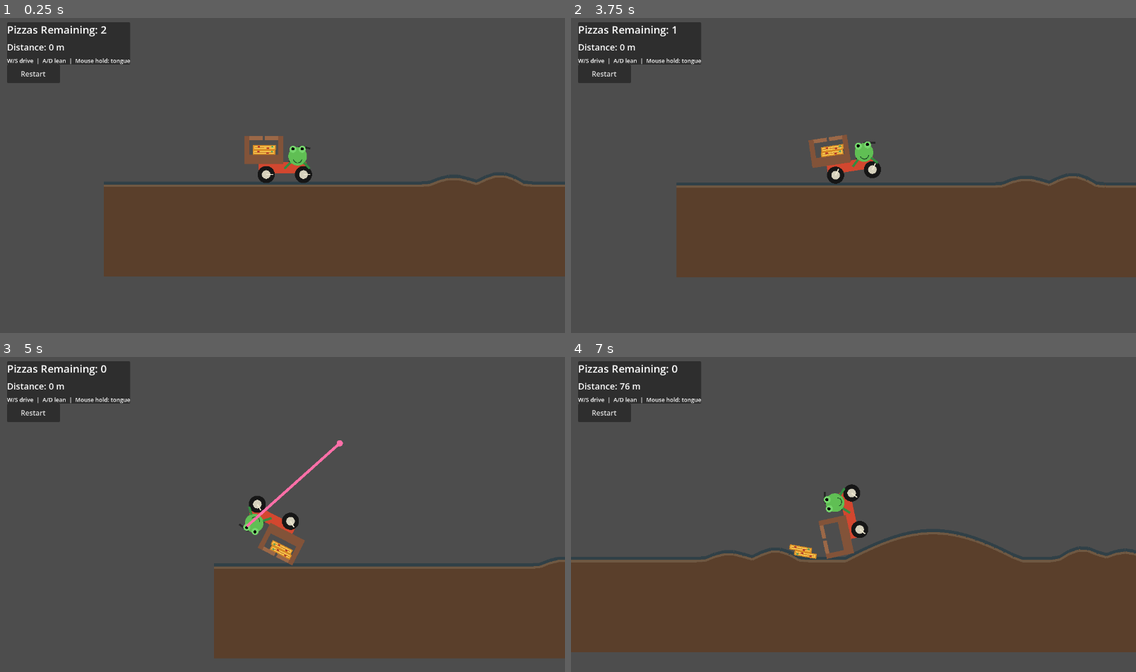
Above: before the commit, frames 1-4 (two rows, left to right).
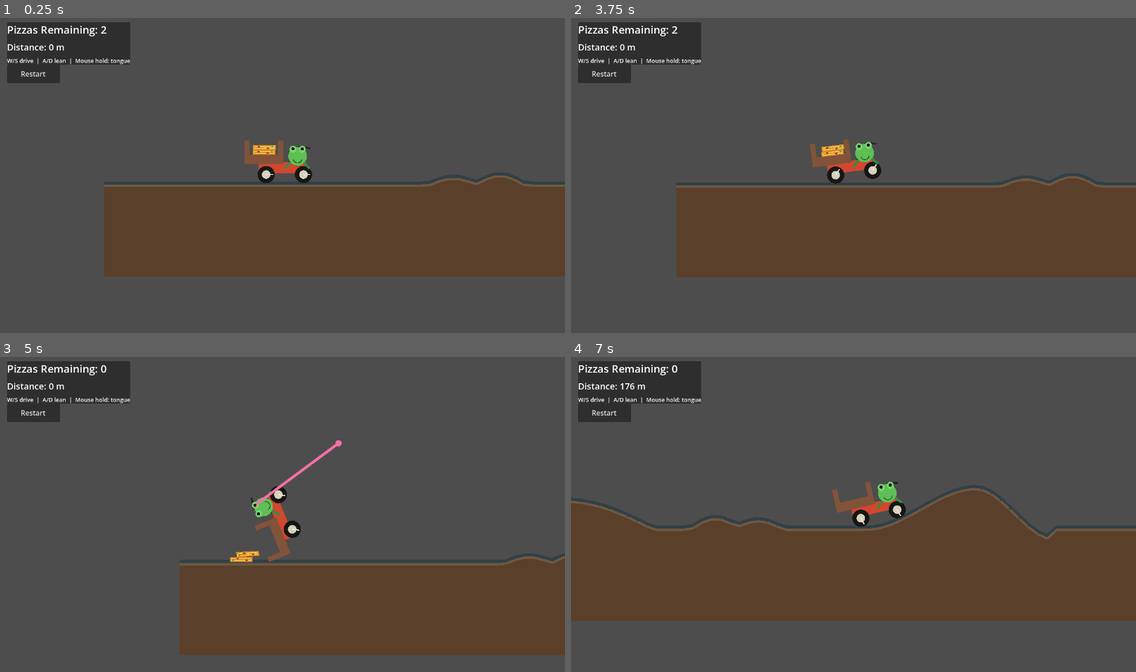
Above: after the commit, the same moments.

Repository: MishariAldoub/Frog-Delivery-Game
Game: Godot game, scene res://scenes/main.tscn
Same seed, same stepped clock (60 frames per second), same inputs: the game is played once before the commit and once after it.
Inputs (mouse positions are in pixels of both pictures, inside the frame that each line leads up to):
- Up to frame 1 (0.25 s): no input
- Up to frame 2 (3.75 s): click "Restart" at 0.5 s; click "Restart" at 1.25 s; click "Restart" at 2 s; tap Enter at 2.75 s; move the mouse to (977, 159) at 2.77 s; press the mouse at (977, 159) at 2.78 s; hold D (lean_right) 2.78-3.53 s; tap R (restart) at 3.5 s; move the mouse to (740, 191) at 3.52 s; release the mouse at (740, 191) at 3.53 s; hold S (brake_reverse) from 3.53 s (still down); click (740, 191) at 3.6 s
- Up to frame 3 (5 s): move the mouse to (339, 442) at 4.27 s; release S (brake_reverse) at 4.28 s; press the mouse at (339, 442) at 4.28 s; hold D (lean_right) from 4.28 s (still down)
- Up to frame 4 (7 s): move the mouse to (825, 577) at 5.02 s; release D (lean_right) at 5.03 s; release the mouse at (825, 577) at 5.03 s; hold W (accelerate) 5.03-5.78 s; click (825, 577) at 5.1 s; move the mouse to (1023, 561) at 5.77 s; press the mouse at (1023, 561) at 5.78 s; hold A (lean_left) from 5.78 s (still down); move the mouse to (684, 464) at 6.52 s; release the mouse at (684, 464) at 6.53 s; click (684, 464) at 6.6 s

The runs differ from the first frame. In frame 1, less than 0.1% of the frame differs, in the area x 43-51%, y 37-40%; in frame 2, 0.3%; in frame 3, 5.6%; in frame 4, 23%, in the area x 0-100%, y 8-94%.

Commit message:
final prototype

Diff:
--- a/project.godot
+++ b/project.godot
@@ -15,7 +15,7 @@
 [application]
 
 config/name="FrogGame"
-run/main_scene="res://scenes/main.tscn"
+run/main_scene="res://scenes/Main.tscn"
 config/features=PackedStringArray("4.7", "Forward Plus")
 
 [display]
--- /dev/null
+++ b/scenes/Frog.tscn
@@ -0,0 +1,6 @@
+[gd_scene load_steps=2 format=3]
+
+[ext_resource type="Script" path="res://scripts/frog.gd" id="1"]
+
+[node name="Frog" type="Node2D"]
+script = ExtResource("1")
--- /dev/null
+++ b/scenes/HUD.tscn
@@ -0,0 +1,6 @@
+[gd_scene load_steps=2 format=3]
+
+[ext_resource type="Script" path="res://scripts/hud.gd" id="1"]
+
+[node name="HUD" type="CanvasLayer"]
+script = ExtResource("1")
--- /dev/null
+++ b/scenes/LevelTest.tscn
@@ -0,0 +1,6 @@
+[gd_scene load_steps=2 format=3]
+
+[ext_resource type="Script" path="res://scripts/road.gd" id="1"]
+
+[node name="LevelTest" type="Node2D"]
+script = ExtResource("1")
--- /dev/null
+++ b/scenes/Moped.tscn
@@ -0,0 +1,6 @@
+[gd_scene load_steps=2 format=3]
+
+[ext_resource type="Script" path="res://scripts/moped.gd" id="1"]
+
+[node name="Moped" type="RigidBody2D"]
+script = ExtResource("1")
--- /dev/null
+++ b/scenes/PizzaBox.tscn
@@ -0,0 +1,6 @@
+[gd_scene load_steps=2 format=3]
+
+[ext_resource type="Script" path="res://scripts/pizza.gd" id="1"]
+
+[node name="PizzaBox" type="RigidBody2D"]
+script = ExtResource("1")
--- /dev/null
+++ b/scenes/PizzaCaddy.tscn
@@ -0,0 +1,3 @@
+[gd_scene format=3]
+
+[node name="PizzaCaddy" type="Node2D"]
--- /dev/null
+++ b/scenes/Tongue.tscn
@@ -0,0 +1,6 @@
+[gd_scene load_steps=2 format=3]
+
+[ext_resource type="Script" path="res://scripts/tongue.gd" id="1"]
+
+[node name="Tongue" type="Node2D"]
+script = ExtResource("1")
--- a/scenes/main.tscn
+++ b/scenes/main.tscn
@@ -1,7 +1,7 @@
-[gd_scene format=3 uid="uid://84vp7a61g2xq"]
+[gd_scene load_steps=2 format=3]
 
-[ext_resource type="Script" uid="uid://bwqmycl7ypcji" path="res://scripts/game_manager.gd" id="1"]
+[ext_resource type="Script" path="res://scripts/game_manager.gd" id="1"]
 
-[node name="GameManager" type="Node2D" unique_id=1207256037]
+[node name="GameManager" type="Node2D"]
 script = ExtResource("1")
 pizza_count = 2
--- a/scripts/game_manager.gd
+++ b/scripts/game_manager.gd
@@ -1,9 +1,9 @@
 extends Node2D
 
-const Road = preload("res://scripts/road.gd")
+const LevelTestScene = preload("res://scenes/LevelTest.tscn")
 const Player = preload("res://scripts/player.gd")
-const Pizza = preload("res://scripts/pizza.gd")
-const HUD = preload("res://scripts/hud.gd")
+const PizzaBoxScene = preload("res://scenes/PizzaBox.tscn")
+const HUDScene = preload("res://scenes/HUD.tscn")
 
 @export_group("Level")
 ## Number of pizza boxes spawned at the start of the level.
@@ -72,7 +72,7 @@
 	get_tree().reload_current_scene()
 
 func _build_level() -> void:
-	road = Road.new()
+	road = LevelTestScene.instantiate()
 	road.finish_x = finish_x
 	add_child(road)
 
@@ -83,7 +83,7 @@
 
 	_spawn_pizzas()
 
-	hud = HUD.new()
+	hud = HUDScene.instantiate()
 	add_child(hud)
 	hud.restart_requested.connect(restart_level)
 	hud.set_run_status(pizza_count, 0.0)
@@ -91,7 +91,7 @@
 func _spawn_pizzas() -> void:
 	var base = player.get_stack_anchor_global()
 	for i in range(pizza_count):
-		var pizza := Pizza.new()
+		var pizza := PizzaBoxScene.instantiate() as RigidBody2D
 		pizza.position = base + Vector2(randf_range(-2.5, 2.5), -i * 13.0)
 		pizza.rotation = randf_range(-0.045, 0.045)
 		pizza.name = "Pizza%02d" % i
--- a/scripts/moped.gd
+++ b/scripts/moped.gd
@@ -13,15 +13,13 @@
 ## Total outside width of the rear pizza tray.
 @export var caddy_width := 100
 ## Height of the front/rear tray walls. Around 80-90 is forgiving without becoming a tall basket.
-@export var caddy_wall_height := 72
+@export var caddy_wall_height := 60
 ## Thickness of the front/rear tray walls.
 @export var caddy_wall_thickness := 13
 ## Thickness of the tray floor collision.
 @export var caddy_floor_thickness := 24.0
 ## Small invisible inward lips near the top that catch pizzas during normal ramp tilts.
-@export var caddy_top_lip_size := Vector2(20, 8)
-## Partial cover pieces that make the caddy behave like a shallow pizza delivery slot.
-@export var caddy_cover_size := Vector2(34, 10)
+@export var caddy_top_lip_size := Vector2(0, 0)
 ## Extra X offset for the rear/back wall. Use small values to fine-tune corner overlap.
 @export var caddy_rear_wall_x_offset := 0.0
 ## Extra X offset for the front wall near the frog. Use small values to fine-tune corner overlap.
@@ -104,8 +102,6 @@
 	_add_rect_collision("PizzaCaddyFrontWall", Vector2(get_caddy_front_wall_x(), get_caddy_wall_center_y()), Vector2(caddy_wall_thickness, caddy_wall_height))
 	_add_rect_collision("PizzaCaddyRearTopLip", Vector2(get_caddy_inner_left_x() + caddy_top_lip_size.x * 0.5, get_caddy_top_y() + caddy_top_lip_size.y * 0.5), caddy_top_lip_size)
 	_add_rect_collision("PizzaCaddyFrontTopLip", Vector2(get_caddy_inner_right_x() - caddy_top_lip_size.x * 0.5, get_caddy_top_y() + caddy_top_lip_size.y * 0.5), caddy_top_lip_size)
-	_add_rect_collision("PizzaCaddyRearCover", Vector2(get_caddy_inner_left_x() + caddy_cover_size.x * 0.5, get_caddy_top_y() + caddy_cover_size.y * 0.5), caddy_cover_size)
-	_add_rect_collision("PizzaCaddyFrontCover", Vector2(get_caddy_inner_right_x() - caddy_cover_size.x * 0.5, get_caddy_top_y() + caddy_cover_size.y * 0.5), caddy_cover_size)
 
 func _add_rect_collision(shape_name: String, local_position: Vector2, size: Vector2) -> void:
 	var shape_node := CollisionShape2D.new()
@@ -145,8 +141,6 @@
 	draw_rect(Rect2(Vector2(CADDY_CENTER_X - caddy_width * 0.5, CADDY_FLOOR_CENTER_Y - caddy_floor_thickness * 0.5), Vector2(caddy_width, caddy_floor_thickness)), Color("#825339"))
 	draw_rect(Rect2(Vector2(get_caddy_rear_wall_x() - caddy_wall_thickness * 0.5, get_caddy_wall_center_y() - caddy_wall_height * 0.5), Vector2(caddy_wall_thickness, caddy_wall_height)), Color("#825339"))
 	draw_rect(Rect2(Vector2(get_caddy_front_wall_x() - caddy_wall_thickness * 0.5, get_caddy_wall_center_y() - caddy_wall_height * 0.5), Vector2(caddy_wall_thickness, caddy_wall_height)), Color("#825339"))
-	draw_rect(Rect2(Vector2(get_caddy_inner_left_x(), get_caddy_top_y()), caddy_cover_size), Color("#9b6847"))
-	draw_rect(Rect2(Vector2(get_caddy_inner_right_x() - caddy_cover_size.x, get_caddy_top_y()), caddy_cover_size), Color("#9b6847"))
 	draw_line(Vector2(18, -32), Vector2(45, -72), Color("#272727"), 6.0)
 	draw_line(Vector2(45, -72), Vector2(72, -67), Color("#272727"), 5.0)
 	draw_circle(Vector2(-42, 0), 22.0, Color("#161616"))
--- a/scripts/player.gd
+++ b/scripts/player.gd
@@ -1,8 +1,8 @@
 extends Node2D
 
-const Moped = preload("res://scripts/moped.gd")
-const Frog = preload("res://scripts/frog.gd")
-const Tongue = preload("res://scripts/tongue.gd")
+const MopedScene = preload("res://scenes/Moped.tscn")
+const FrogScene = preload("res://scenes/Frog.tscn")
+const TongueScene = preload("res://scenes/Tongue.tscn")
 
 var moped: RigidBody2D
 var frog: Node2D
@@ -18,10 +18,10 @@
 var load_zone_size := Vector2(62, 48)
 
 func _ready() -> void:
-	moped = Moped.new()
+	moped = MopedScene.instantiate() as RigidBody2D
 	add_child(moped)
 
-	frog = Frog.new()
+	frog = FrogScene.instantiate() as Node2D
 	moped.add_child(frog)
 	frog.position = Vector2(39, -47)
 
@@ -30,7 +30,7 @@
 	magnet_zone = _make_zone("MagnetZone", zone_center, magnet_zone_size)
 	load_zone = _make_zone("LoadZone", zone_center, load_zone_size)
 
-	tongue = Tongue.new()
+	tongue = TongueScene.instantiate() as Node2D
 	tongue.player = self
 	add_child(tongue)
 
Not shown, added: README.md
Not shown, added: docs/PROTOTYPE_NOTES.md
Not shown, added: docs/VISION.md
